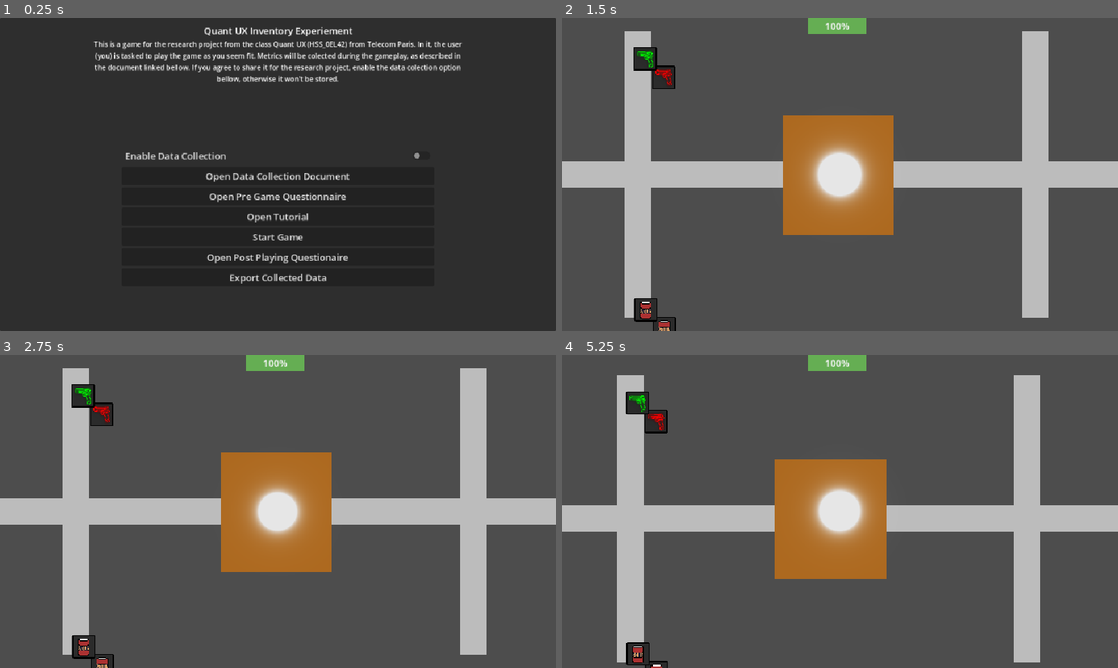
Above: before the commit, frames 1-4 (two rows, left to right).
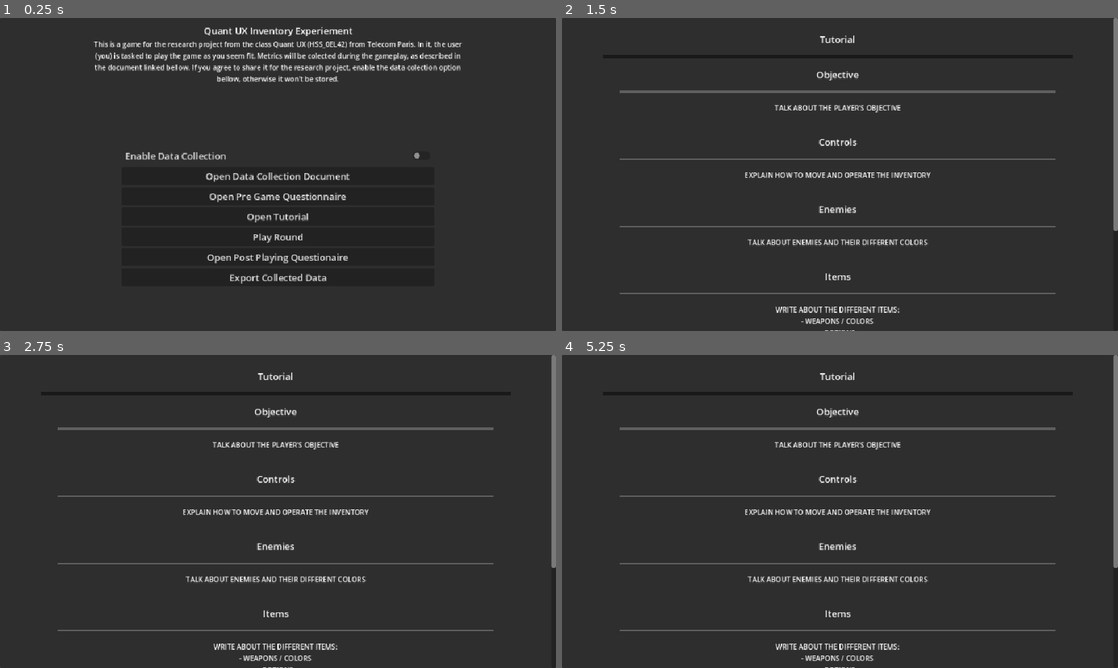
Above: after the commit, the same moments.

Repository: loco-choco/quantux-ui-experiment
Game: Godot game, scene res://scenes/main.tscn
Same seed, same stepped clock (60 frames per second), same inputs: the game is played once before the commit and once after it. The engine's default icon, where the game draws it, is replaced by a stand-in: a white triangle on a blue panel in a dark square.
Inputs (mouse positions are in pixels of both pictures, inside the frame that each line leads up to):
- Up to frame 1 (0.25 s): no input
- Up to frame 2 (1.5 s): click "Open Tutorial" at 0.5 s; click (840, 237) at 1.25 s, where only the run before the commit has a clickable "Start Game"
- Up to frame 3 (2.75 s): tap Enter at 2 s; move the mouse to (400, 495) at 2.02 s; hold Tab (hud_toggle_quick_inv) from 2.03 s (still down); click (400, 495) at 2.17 s
- Up to frame 4 (5.25 s): tap Space (hud_toggle_inventory) at 2.75, 4.25 s; move the mouse to (728, 527) at 2.77 s; release Tab (hud_toggle_quick_inv) at 2.78 s; tap E (pickup_item) at 2.85 s; click (728, 527) at 2.92 s; tap Enter at 3.5, 5 s; move the mouse to (656, 461) at 3.52 s; tap Left (player_move_x_neg) at 3.6 s; click (656, 461) at 3.67 s; move the mouse to (773, 445) at 4.27 s; tap Right (player_move_x_pos) at 4.35 s; click (773, 445) at 4.42 s; move the mouse to (1006, 558) at 5.02 s; tap Up (player_move_y_neg) at 5.1 s; click (1006, 558) at 5.17 s

The runs differ from the first frame. In frame 1, 0.1% of the frame differs, in the area x 45-55%, y 68-72%; in frame 2, 97%; in frame 3, 97%; in frame 4, 97%, in the area x 0-100%, y 0-100%.

Commit message:
added tutorial to mainmenu logic

Diff:
--- a/scenes/main.tscn
+++ b/scenes/main.tscn
@@ -8,6 +8,25 @@
 font_size = 12
 
 [sub_resource type="StyleBoxEmpty" id="StyleBoxEmpty_tefeu"]
+
+[sub_resource type="StyleBoxLine" id="StyleBoxLine_jyhfs"]
+color = Color(0.099985994, 0.099985994, 0.099985994, 1)
+grow_begin = 30.0
+grow_end = 30.0
+thickness = 5
+
+[sub_resource type="StyleBoxLine" id="StyleBoxLine_sugp2"]
+color = Color(0.3741394, 0.37413922, 0.37413922, 1)
+grow_begin = 0.0
+grow_end = 0.0
+thickness = 3
+
+[sub_resource type="LabelSettings" id="LabelSettings_sugp2"]
+font_size = 12
+
+[sub_resource type="StyleBoxEmpty" id="StyleBoxEmpty_sugp2"]
+
+[sub_resource type="StyleBoxEmpty" id="StyleBoxEmpty_tbgi4"]
 
 [node name="Main" type="Node2D"]
 script = ExtResource("1_o5qli")
@@ -88,7 +107,7 @@
 
 [node name="StartGame" type="Button" parent="MainMenuCanvas/MainMenu/MarginContainer/VBoxContainer/MarginContainer/VBoxContainer"]
 layout_mode = 2
-text = "Start Game"
+text = "Play Round"
 
 [node name="PrePlayingQuestionaire2" type="Button" parent="MainMenuCanvas/MainMenu/MarginContainer/VBoxContainer/MarginContainer/VBoxContainer"]
 layout_mode = 2
@@ -155,7 +174,7 @@
 text = "points!"
 horizontal_alignment = 1
 
-[node name="Return" type="Button" parent="MainMenuCanvas/RoundSumary/MarginContainer/CenterContainer/VBoxContainer/MarginContainer/VBoxContainer"]
+[node name="RoundSumaryReturn" type="Button" parent="MainMenuCanvas/RoundSumary/MarginContainer/CenterContainer/VBoxContainer/MarginContainer/VBoxContainer"]
 layout_mode = 2
 text = "Return to Menu"
 
@@ -168,54 +187,155 @@
 grow_horizontal = 2
 grow_vertical = 2
 
-[node name="MarginContainer" type="MarginContainer" parent="MainMenuCanvas/Tutorial"]
-layout_mode = 2
-theme_override_constants/margin_left = 10
-theme_override_constants/margin_top = 10
-theme_override_constants/margin_right = 10
-theme_override_constants/margin_bottom = 10
-
-[node name="CenterContainer" type="CenterContainer" parent="MainMenuCanvas/Tutorial/MarginContainer"]
-layout_mode = 2
-
-[node name="VBoxContainer" type="VBoxContainer" parent="MainMenuCanvas/Tutorial/MarginContainer/CenterContainer"]
-layout_mode = 2
-
-[node name="MarginContainer" type="MarginContainer" parent="MainMenuCanvas/Tutorial/MarginContainer/CenterContainer/VBoxContainer"]
-layout_mode = 2
-theme_override_constants/margin_left = 200
-theme_override_constants/margin_right = 200
-
-[node name="VBoxContainer" type="VBoxContainer" parent="MainMenuCanvas/Tutorial/MarginContainer/CenterContainer/VBoxContainer/MarginContainer"]
-layout_mode = 2
-
-[node name="GameOver" type="Label" parent="MainMenuCanvas/Tutorial/MarginContainer/CenterContainer/VBoxContainer/MarginContainer/VBoxContainer"]
-layout_mode = 2
-text = "You died!
-Game Over!"
-horizontal_alignment = 1
-
-[node name="GameWon" type="VBoxContainer" parent="MainMenuCanvas/Tutorial/MarginContainer/CenterContainer/VBoxContainer/MarginContainer/VBoxContainer"]
-layout_mode = 2
-
-[node name="TextAbove" type="Label" parent="MainMenuCanvas/Tutorial/MarginContainer/CenterContainer/VBoxContainer/MarginContainer/VBoxContainer/GameWon"]
-layout_mode = 2
-text = "You won with"
-horizontal_alignment = 1
-
-[node name="Score" type="Label" parent="MainMenuCanvas/Tutorial/MarginContainer/CenterContainer/VBoxContainer/MarginContainer/VBoxContainer/GameWon"]
-layout_mode = 2
-text = "100"
-horizontal_alignment = 1
-
-[node name="TextBellow" type="Label" parent="MainMenuCanvas/Tutorial/MarginContainer/CenterContainer/VBoxContainer/MarginContainer/VBoxContainer/GameWon"]
-layout_mode = 2
-text = "points!"
-horizontal_alignment = 1
-
-[node name="Return" type="Button" parent="MainMenuCanvas/Tutorial/MarginContainer/CenterContainer/VBoxContainer/MarginContainer/VBoxContainer"]
+[node name="ScrollContainer" type="ScrollContainer" parent="MainMenuCanvas/Tutorial"]
+layout_mode = 2
+horizontal_scroll_mode = 0
+vertical_scroll_mode = 2
+
+[node name="VBoxContainer" type="VBoxContainer" parent="MainMenuCanvas/Tutorial/ScrollContainer"]
+layout_mode = 2
+size_flags_horizontal = 3
+
+[node name="MarginContainer" type="MarginContainer" parent="MainMenuCanvas/Tutorial/ScrollContainer/VBoxContainer"]
+layout_mode = 2
+theme_override_constants/margin_left = 100
+theme_override_constants/margin_top = 25
+theme_override_constants/margin_right = 100
+
+[node name="VBoxContainer" type="VBoxContainer" parent="MainMenuCanvas/Tutorial/ScrollContainer/VBoxContainer/MarginContainer"]
+layout_mode = 2
+
+[node name="Title" type="Label" parent="MainMenuCanvas/Tutorial/ScrollContainer/VBoxContainer/MarginContainer/VBoxContainer"]
+layout_mode = 2
+text = "Tutorial"
+horizontal_alignment = 1
+
+[node name="HSeparator" type="HSeparator" parent="MainMenuCanvas/Tutorial/ScrollContainer/VBoxContainer/MarginContainer/VBoxContainer"]
+layout_mode = 2
+theme_override_constants/separation = 30
+theme_override_styles/separator = SubResource("StyleBoxLine_jyhfs")
+
+[node name="Objective" type="VBoxContainer" parent="MainMenuCanvas/Tutorial/ScrollContainer/VBoxContainer/MarginContainer/VBoxContainer"]
+layout_mode = 2
+
+[node name="Title" type="Label" parent="MainMenuCanvas/Tutorial/ScrollContainer/VBoxContainer/MarginContainer/VBoxContainer/Objective"]
+layout_mode = 2
+text = "Objective"
+horizontal_alignment = 1
+
+[node name="HSeparator2" type="HSeparator" parent="MainMenuCanvas/Tutorial/ScrollContainer/VBoxContainer/MarginContainer/VBoxContainer/Objective"]
+layout_mode = 2
+theme_override_constants/separation = 30
+theme_override_styles/separator = SubResource("StyleBoxLine_sugp2")
+
+[node name="Description" type="Label" parent="MainMenuCanvas/Tutorial/ScrollContainer/VBoxContainer/MarginContainer/VBoxContainer/Objective"]
+custom_minimum_size = Vector2(100, 0)
+layout_mode = 2
+text = "TALK ABOUT THE PLAYER'S OBJECTIVE"
+label_settings = SubResource("LabelSettings_sugp2")
+horizontal_alignment = 1
+autowrap_mode = 2
+
+[node name="HSeparator3" type="HSeparator" parent="MainMenuCanvas/Tutorial/ScrollContainer/VBoxContainer/MarginContainer/VBoxContainer/Objective"]
+layout_mode = 2
+theme_override_constants/separation = 30
+theme_override_styles/separator = SubResource("StyleBoxEmpty_sugp2")
+
+[node name="Controls" type="VBoxContainer" parent="MainMenuCanvas/Tutorial/ScrollContainer/VBoxContainer/MarginContainer/VBoxContainer"]
+layout_mode = 2
+
+[node name="Title" type="Label" parent="MainMenuCanvas/Tutorial/ScrollContainer/VBoxContainer/MarginContainer/VBoxContainer/Controls"]
+layout_mode = 2
+text = "Controls"
+horizontal_alignment = 1
+
+[node name="HSeparator2" type="HSeparator" parent="MainMenuCanvas/Tutorial/ScrollContainer/VBoxContainer/MarginContainer/VBoxContainer/Controls"]
+layout_mode = 2
+theme_override_constants/separation = 30
+theme_override_styles/separator = SubResource("StyleBoxLine_sugp2")
+
+[node name="Description" type="Label" parent="MainMenuCanvas/Tutorial/ScrollContainer/VBoxContainer/MarginContainer/VBoxContainer/Controls"]
+custom_minimum_size = Vector2(100, 0)
+layout_mode = 2
+text = "EXPLAIN HOW TO MOVE AND OPERATE THE INVENTORY"
+label_settings = SubResource("LabelSettings_sugp2")
+horizontal_alignment = 1
+autowrap_mode = 2
+
+[node name="HSeparator3" type="HSeparator" parent="MainMenuCanvas/Tutorial/ScrollContainer/VBoxContainer/MarginContainer/VBoxContainer/Controls"]
+layout_mode = 2
+theme_override_constants/separation = 30
+theme_override_styles/separator = SubResource("StyleBoxEmpty_sugp2")
+
+[node name="Enemies" type="VBoxContainer" parent="MainMenuCanvas/Tutorial/ScrollContainer/VBoxContainer/MarginContainer/VBoxContainer"]
+layout_mode = 2
+
+[node name="Title" type="Label" parent="MainMenuCanvas/Tutorial/ScrollContainer/VBoxContainer/MarginContainer/VBoxContainer/Enemies"]
+layout_mode = 2
+text = "Enemies"
+horizontal_alignment = 1
+
+[node name="HSeparator2" type="HSeparator" parent="MainMenuCanvas/Tutorial/ScrollContainer/VBoxContainer/MarginContainer/VBoxContainer/Enemies"]
+layout_mode = 2
+theme_override_constants/separation = 30
+theme_override_styles/separator = SubResource("StyleBoxLine_sugp2")
+
+[node name="Description" type="Label" parent="MainMenuCanvas/Tutorial/ScrollContainer/VBoxContainer/MarginContainer/VBoxContainer/Enemies"]
+custom_minimum_size = Vector2(100, 0)
+layout_mode = 2
+text = "TALK ABOUT ENEMIES AND THEIR DIFFERENT COLORS"
+label_settings = SubResource("LabelSettings_sugp2")
+horizontal_alignment = 1
+autowrap_mode = 2
+
+[node name="HSeparator3" type="HSeparator" parent="MainMenuCanvas/Tutorial/ScrollContainer/VBoxContainer/MarginContainer/VBoxContainer/Enemies"]
+layout_mode = 2
+theme_override_constants/separation = 30
+theme_override_styles/separator = SubResource("StyleBoxEmpty_sugp2")
+
+[node name="Items" type="VBoxContainer" parent="MainMenuCanvas/Tutorial/ScrollContainer/VBoxContainer/MarginContainer/VBoxContainer"]
+layout_mode = 2
+
+[node name="Title" type="Label" parent="MainMenuCanvas/Tutorial/ScrollContainer/VBoxContainer/MarginContainer/VBoxContainer/Items"]
+layout_mode = 2
+text = "Items"
+horizontal_alignment = 1
+
+[node name="HSeparator2" type="HSeparator" parent="MainMenuCanvas/Tutorial/ScrollContainer/VBoxContainer/MarginContainer/VBoxContainer/Items"]
+layout_mode = 2
+theme_override_constants/separation = 30
+theme_override_styles/separator = SubResource("StyleBoxLine_sugp2")
+
+[node name="Description" type="Label" parent="MainMenuCanvas/Tutorial/ScrollContainer/VBoxContainer/MarginContainer/VBoxContainer/Items"]
+custom_minimum_size = Vector2(100, 0)
+layout_mode = 2
+text = "WRITE ABOUT THE DIFFERENT ITEMS:
+- WEAPONS / COLORS
+- POTIONS
+- COINS"
+label_settings = SubResource("LabelSettings_sugp2")
+horizontal_alignment = 1
+autowrap_mode = 2
+
+[node name="HSeparator3" type="HSeparator" parent="MainMenuCanvas/Tutorial/ScrollContainer/VBoxContainer/MarginContainer/VBoxContainer/Items"]
+layout_mode = 2
+theme_override_constants/separation = 30
+theme_override_styles/separator = SubResource("StyleBoxEmpty_sugp2")
+
+[node name="HSeparator3" type="HSeparator" parent="MainMenuCanvas/Tutorial/ScrollContainer/VBoxContainer/MarginContainer/VBoxContainer"]
+layout_mode = 2
+theme_override_constants/separation = 50
+theme_override_styles/separator = SubResource("StyleBoxEmpty_tbgi4")
+
+[node name="TutorialReturn" type="Button" parent="MainMenuCanvas/Tutorial/ScrollContainer/VBoxContainer/MarginContainer/VBoxContainer"]
+unique_name_in_owner = true
 layout_mode = 2
 text = "Return to Menu"
+
+[node name="HSeparator2" type="HSeparator" parent="MainMenuCanvas/Tutorial/ScrollContainer/VBoxContainer/MarginContainer/VBoxContainer"]
+layout_mode = 2
+theme_override_constants/separation = 100
+theme_override_styles/separator = SubResource("StyleBoxEmpty_tbgi4")
 
 [node name="PreGameQuestionnaire" parent="MainMenuCanvas" instance=ExtResource("3_sugp2")]
 unique_name_in_owner = true
@@ -223,7 +343,8 @@
 
 [connection signal="toggled" from="MainMenuCanvas/MainMenu/MarginContainer/VBoxContainer/MarginContainer/VBoxContainer/EnableDataCollection" to="." method="_on_enable_data_collection_toggled"]
 [connection signal="pressed" from="MainMenuCanvas/MainMenu/MarginContainer/VBoxContainer/MarginContainer/VBoxContainer/PrePlayingQuestionnaire" to="." method="_on_start_pregame_quest"]
+[connection signal="pressed" from="MainMenuCanvas/MainMenu/MarginContainer/VBoxContainer/MarginContainer/VBoxContainer/OpenTutorial" to="." method="_on_tutorial_pressed"]
 [connection signal="pressed" from="MainMenuCanvas/MainMenu/MarginContainer/VBoxContainer/MarginContainer/VBoxContainer/StartGame" to="." method="_on_start_game_pressed"]
 [connection signal="pressed" from="MainMenuCanvas/MainMenu/MarginContainer/VBoxContainer/MarginContainer/VBoxContainer/ExportData" to="." method="_on_export_data_pressed"]
-[connection signal="pressed" from="MainMenuCanvas/RoundSumary/MarginContainer/CenterContainer/VBoxContainer/MarginContainer/VBoxContainer/Return" to="." method="_on_return_pressed"]
-[connection signal="pressed" from="MainMenuCanvas/Tutorial/MarginContainer/CenterContainer/VBoxContainer/MarginContainer/VBoxContainer/Return" to="." method="_on_return_pressed"]
+[connection signal="pressed" from="MainMenuCanvas/RoundSumary/MarginContainer/CenterContainer/VBoxContainer/MarginContainer/VBoxContainer/RoundSumaryReturn" to="." method="_on_round_summary_return_pressed"]
+[connection signal="pressed" from="MainMenuCanvas/Tutorial/ScrollContainer/VBoxContainer/MarginContainer/VBoxContainer/TutorialReturn" to="." method="_on_tutorial_return_pressed"]
--- a/scripts/main.gd
+++ b/scripts/main.gd
@@ -13,6 +13,7 @@
 @onready var main_menu : Control = $%MainMenu
 @onready var pre_game_questionnaire : PreGameQuestionnaire = $%PreGameQuestionnaire
 
+@onready var tutorial : Control = $%Tutorial
 @onready var round_sumary : Control = $%RoundSumary
 @onready var game_over : Label = $%GameOver
 @onready var game_won : VBoxContainer = $%GameWon
@@ -21,6 +22,7 @@
 func _ready() -> void:
 	collect_data = false
 	random_user_id = generate_ruid()
+	tutorial.hide()
 	round_sumary.hide()
 	pre_game_questionnaire.hide()
 	pre_game_questionnaire.finished_questionnaire.connect(_on_finished_pregame_quest)
@@ -70,9 +72,17 @@
 func _on_start_game_pressed() -> void:
 	go_to_round_world(regular_world)
 
-func _on_return_pressed() -> void:
+func _on_round_summary_return_pressed() -> void:
 	main_menu.show()
 	round_sumary.hide()
+
+func _on_tutorial_pressed() -> void:
+	main_menu.hide()
+	tutorial.show()
+
+func _on_tutorial_return_pressed() -> void:
+	main_menu.show()
+	tutorial.hide()
 
 func _on_export_data_pressed() -> void:
 	_export_data_as_zip()
Not shown: 1 places in scenes/main.tscn that only renumber resources
